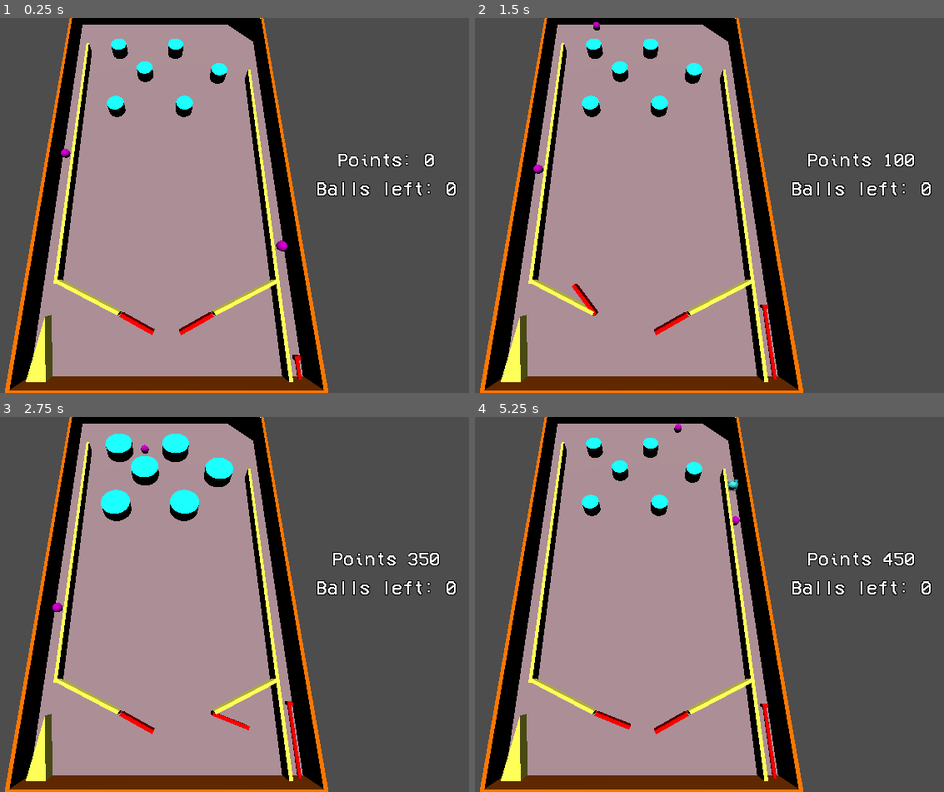
Above: before the commit, frames 1-4 (two rows, left to right).
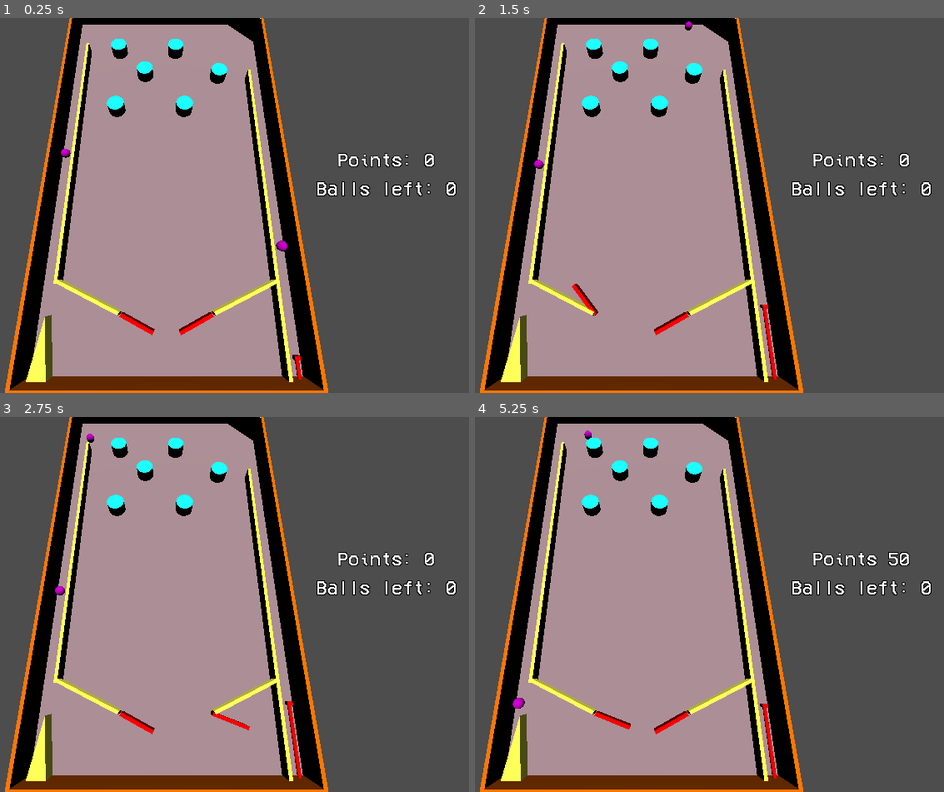
Above: after the commit, the same moments.

Repository: DrOtter3000/chaospinball
Game: Godot game, scene res://game.tscn
The game is run twice, just before and just after one commit, with the same random seed, the same clock (stepped at 60 frames per second) and the same inputs.
Inputs:
- Up to frame 1 (0.25 s): no input
- Up to frame 2 (1.5 s): tap Enter at 0.5 s; hold D (right) 0.53-1.28 s; tap Space (fire) at 0.6, 1.35 s; hold A (left) from 1.28 s (still down)
- Up to frame 3 (2.75 s): release A (left) at 2.03 s; hold D (right) from 2.03 s (still down); tap Space (fire) at 2.1 s
- Up to frame 4 (5.25 s): tap Space (fire) every 0.75 s from 2.85 to 5.1 s; release D (right) at 3.53 s; hold A (left) from 3.53 s (still down)

The runs differ from the first frame. In frame 1, less than 0.1% of the frame differs, in the area x 13-15%, y 35-38%; in frame 2, 0.7%; in frame 3, 2.4%, in the area x 11-94%, y 4-52%; in frame 4, 0.8%.

Commit message:
randomized ball

Diff:
--- /dev/null
+++ b/Materials/BallPhysicsMaterial.tres
@@ -0,0 +1,5 @@
+[gd_resource type="PhysicsMaterial" format=3 uid="uid://beef54oc3dmuc"]
+
+[resource]
+friction = 0.0
+bounce = 0.5
--- /dev/null
+++ b/Materials/BallPhysicsMaterial_fullBounce.tres
@@ -0,0 +1,5 @@
+[gd_resource type="PhysicsMaterial" format=3 uid="uid://c08bpm2liicxx"]
+
+[resource]
+friction = 0.0
+bounce = 1.0
--- /dev/null
+++ b/PointCubeArea.gd
@@ -0,0 +1,9 @@
+extends Area3D
+
+
+@export var points = 50
+
+
+func _on_body_entered(body):
+	if body.is_in_group("Ball"):
+		Gamemanager.add_points(points)
--- /dev/null
+++ b/ball.gd
@@ -0,0 +1,15 @@
+extends RigidBody3D
+
+
+func _ready():
+	randomize()
+
+
+func _on_timer_timeout():
+	var material = randi_range(0,2)
+	if material == 0:
+		physics_material_override.resource_path = "res://Materials/BallPhysicsMaterial.tres"
+		print(material)
+	elif material == 1:
+		physics_material_override.resource_path = "res://Materials/BallPhysicsMaterial_fullBounce.tres"
+		print(material)
--- a/ball.tscn
+++ b/ball.tscn
@@ -1,8 +1,9 @@
-[gd_scene load_steps=5 format=3 uid="uid://b1f1mj4r4gt10"]
+[gd_scene load_steps=6 format=3 uid="uid://b1f1mj4r4gt10"]
 
-[sub_resource type="PhysicsMaterial" id="PhysicsMaterial_expu1"]
-friction = 0.0
-bounce = 0.5
+[ext_resource type="Script" path="res://ball.gd" id="2_k8exe"]
+
+[sub_resource type="PhysicsMaterial" id="PhysicsMaterial_5kbsj"]
+bounce = 0.25
 
 [sub_resource type="StandardMaterial3D" id="StandardMaterial3D_u70w4"]
 albedo_color = Color(0.847059, 0, 0.85098, 1)
@@ -18,10 +19,17 @@
 radius = 1.5
 
 [node name="Ball" type="RigidBody3D" groups=["Ball"]]
-physics_material_override = SubResource("PhysicsMaterial_expu1")
+physics_material_override = SubResource("PhysicsMaterial_5kbsj")
+script = ExtResource("2_k8exe")
 
 [node name="MeshInstance3D" type="MeshInstance3D" parent="."]
 mesh = SubResource("SphereMesh_ow2fg")
 
 [node name="CollisionShape3D" type="CollisionShape3D" parent="."]
 shape = SubResource("SphereShape3D_ftvup")
+
+[node name="Timer" type="Timer" parent="."]
+wait_time = 5.0
+autostart = true
+
+[connection signal="timeout" from="Timer" to="." method="_on_timer_timeout"]
--- a/gamemanager.gd
+++ b/gamemanager.gd
@@ -7,7 +7,6 @@
 
 func add_points(value):
 	points += value
-	print(points)
 	get_tree().call_group("GUI", "update_LblPoints")
 
 
--- a/left_flipper.tscn
+++ b/left_flipper.tscn
@@ -1,7 +1,8 @@
-[gd_scene load_steps=6 format=3 uid="uid://dididwxm2u78a"]
+[gd_scene load_steps=7 format=3 uid="uid://dididwxm2u78a"]
 
 [ext_resource type="Script" path="res://LeftFlipper.gd" id="1_ajrbm"]
 [ext_resource type="Material" uid="uid://cqta01730ktki" path="res://Materials/PlayerControlledMaterial.tres" id="2_gprn0"]
+[ext_resource type="PackedScene" uid="uid://s835v40rep4h" path="res://point_cube_area.tscn" id="3_if7p8"]
 
 [sub_resource type="PhysicsMaterial" id="PhysicsMaterial_bm0s5"]
 friction = 0.0
@@ -25,3 +26,7 @@
 [node name="CollisionShape3D" type="CollisionShape3D" parent="."]
 transform = Transform3D(1, 0, 0, 0, 1, 0, 0, 0, 1, 5, 0, 0.75)
 shape = SubResource("BoxShape3D_slv1d")
+
+[node name="PointCubeArea" parent="." instance=ExtResource("3_if7p8")]
+transform = Transform3D(10, 0, 0, 0, 3.5, 0, 0, 0, 1, 5.00011, 0, -1.00881)
+points = 25
--- /dev/null
+++ b/point_cube_area.tscn
@@ -0,0 +1,13 @@
+[gd_scene load_steps=3 format=3 uid="uid://s835v40rep4h"]
+
+[ext_resource type="Script" path="res://PointCubeArea.gd" id="1_f3cdv"]
+
+[sub_resource type="BoxShape3D" id="BoxShape3D_kpr23"]
+
+[node name="PointCubeArea" type="Area3D"]
+script = ExtResource("1_f3cdv")
+
+[node name="CollisionShape3D" type="CollisionShape3D" parent="."]
+shape = SubResource("BoxShape3D_kpr23")
+
+[connection signal="body_entered" from="." to="." method="_on_body_entered"]
--- a/project.godot
+++ b/project.godot
@@ -46,4 +46,4 @@
 
 [physics]
 
-common/physics_ticks_per_second=600
+common/physics_ticks_per_second=400
--- a/right_flipper.tscn
+++ b/right_flipper.tscn
@@ -1,7 +1,8 @@
-[gd_scene load_steps=6 format=3 uid="uid://cj3jo4rnjgm7r"]
+[gd_scene load_steps=7 format=3 uid="uid://cj3jo4rnjgm7r"]
 
 [ext_resource type="Script" path="res://right_flipper.gd" id="1_a5elk"]
 [ext_resource type="Material" uid="uid://cqta01730ktki" path="res://Materials/PlayerControlledMaterial.tres" id="2_lilnj"]
+[ext_resource type="PackedScene" uid="uid://s835v40rep4h" path="res://point_cube_area.tscn" id="3_thnab"]
 
 [sub_resource type="PhysicsMaterial" id="PhysicsMaterial_cvfg4"]
 friction = 0.0
@@ -25,3 +26,7 @@
 transform = Transform3D(1, 0, 0, 0, 1, 0, 0, 0, 1, 5, 0, 0)
 mesh = SubResource("BoxMesh_a7xbt")
 surface_material_override/0 = ExtResource("2_lilnj")
+
+[node name="PointCubeArea" parent="." instance=ExtResource("3_thnab")]
+transform = Transform3D(10, 0, 0, 0, 3.5, 0, 0, 0, 1, 4.99043, 0, 0.994933)
+points = 25
